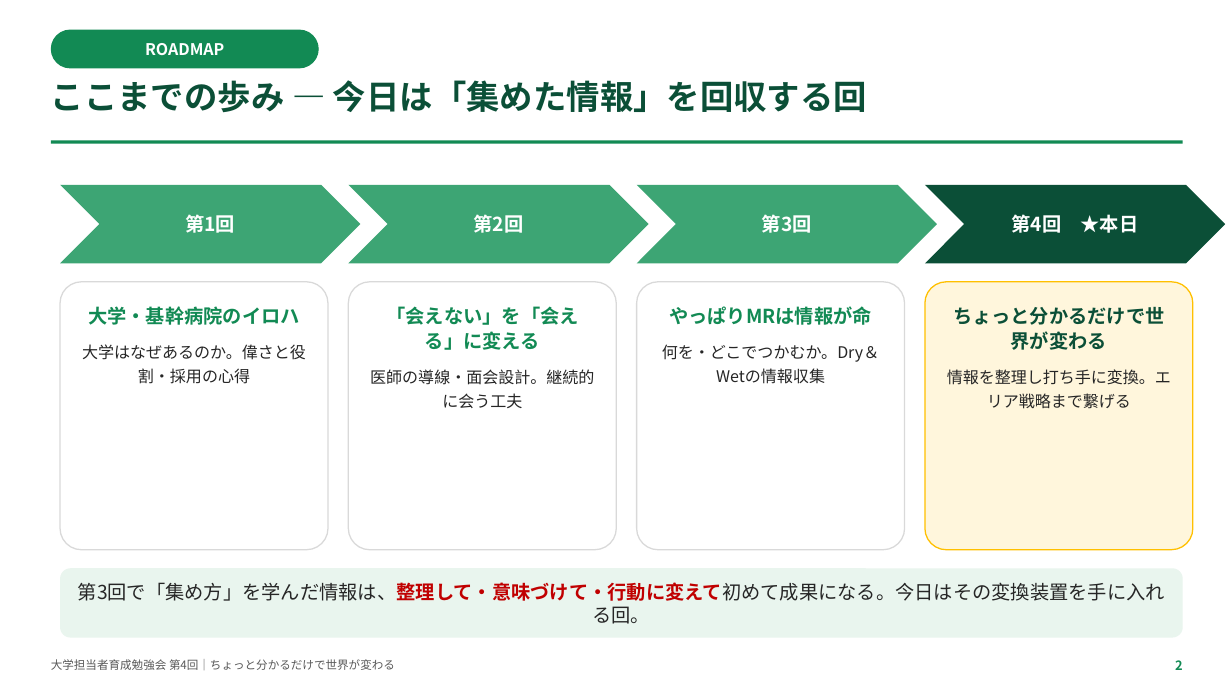
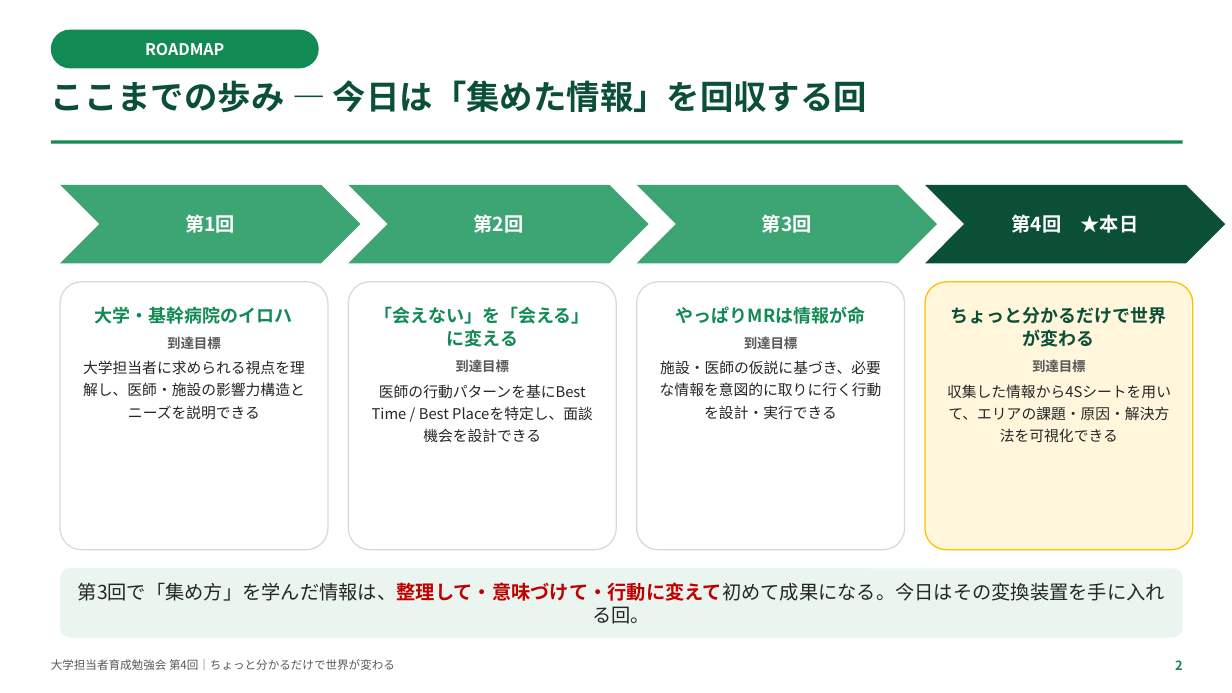
Before and after one commit to TAKUYA-1187/Claude, a slide deck: slide 3 of novartis_training/第4回_ちょっと分かるだけで世界が変わる.pptx. Drawn at 1232x693 pixels with LibreOffice and Linux fonts; fonts in the diff are those of the drawing. Boxes give left, top, right and bottom in pixels: in the first picture for what was removed or moved away, otherwise in the second. Text is boxed around its words. In the diff, an @@ line names an element or a change of style, - is before the commit and + after.

```diff
--- a/novartis_training/第4回_ちょっと分かるだけで世界が変わる.pptx
+++ b/novartis_training/第4回_ちょっと分かるだけで世界が変わる.pptx
@@ text in rounded rectangle at (95,306,293,324): size 15 to 14 pt in "大学・基幹病院のイロハ"; less space between paragraphs @@
@@ text in rounded rectangle at (374,306,589,347): size 15 to 14 pt in "「会えない」を「会える」に変える"; less space between paragraphs @@
@@ text in rounded rectangle at (676,306,866,324): size 15 to 14 pt in "やっぱりMRは情報が命"; less space between paragraphs @@
@@ text in rounded rectangle at (951,307,1167,347): size 15 to 14 pt in "ちょっと分かるだけで世界が変わる"; less space between paragraphs @@
@@ text in rounded rectangle at (83,336,305,419): text changed; size 12.5 to 11.5 pt @@
-大学はなぜあるのか。偉さと役割・採用の心得
+到達目標
+大学担当者に求められる視点を理解し、医師・施設の影響力構造とニーズを説明できる
@@ text in rounded rectangle at (372,359,593,442): text changed; size 12.5 to 11.5 pt @@
-医師の導線・面会設計。継続的に会う工夫
+到達目標
+医師の行動パターンを基にBest Time / Best Placeを特定し、面談機会を設計できる
@@ text in rounded rectangle at (947,359,1171,442): text changed; size 12.5 to 11.5 pt @@
-情報を整理し打ち手に変換。エリア戦略まで繋げる
+到達目標
+収集した情報から4Sシートを用いて、エリアの課題・原因・解決方法を可視化できる
@@ text in rounded rectangle at (660,360,882,420): text changed; size 12.5 to 11.5 pt @@
-何を・どこでつかむか。Dry＆Wetの情報収集
+到達目標
+施設・医師の仮説に基づき、必要な情報を意図的に取りに行く行動を設計・実行できる
```
Also in this commit, not shown: 21 other slides changed, 1 slide added, 1 other file.
